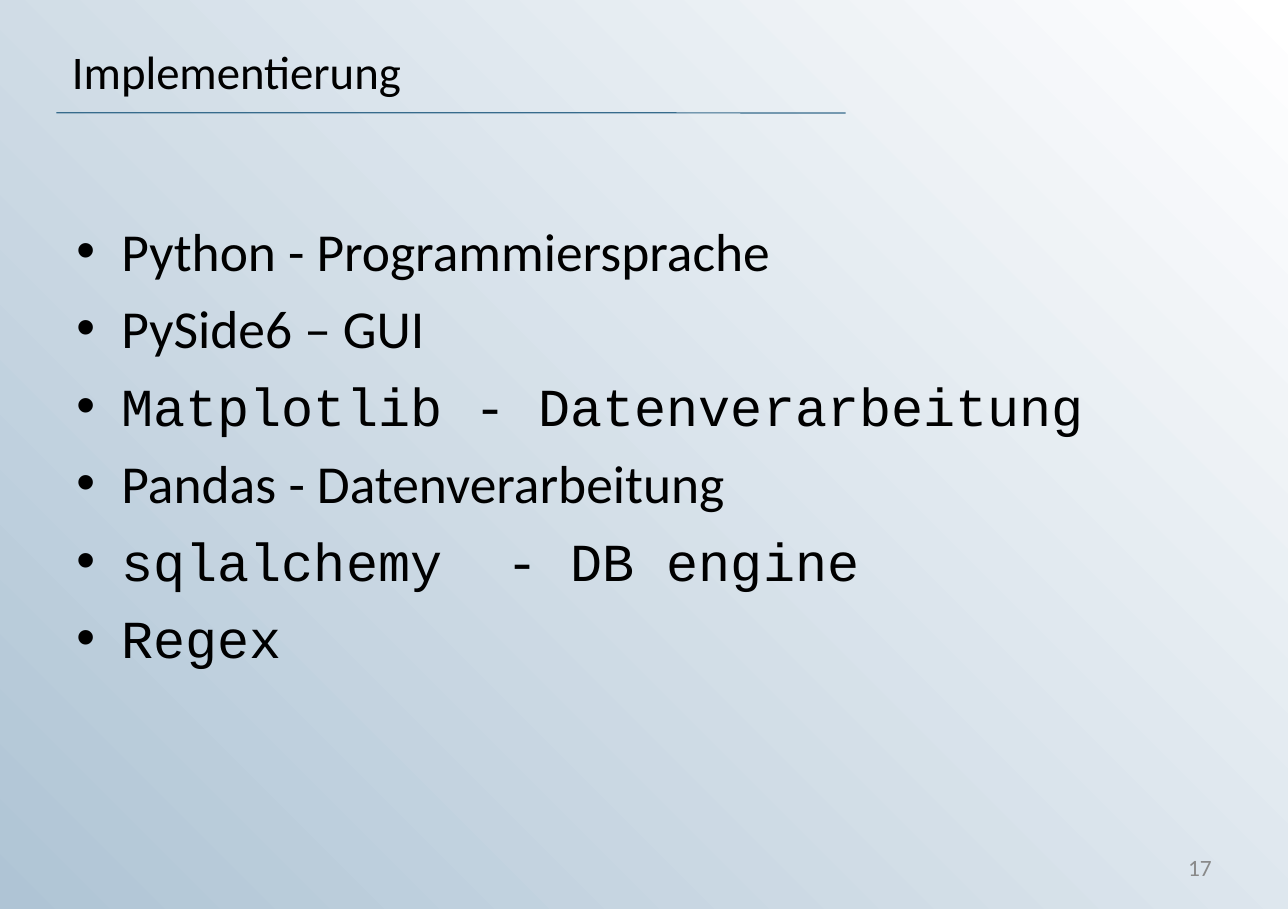
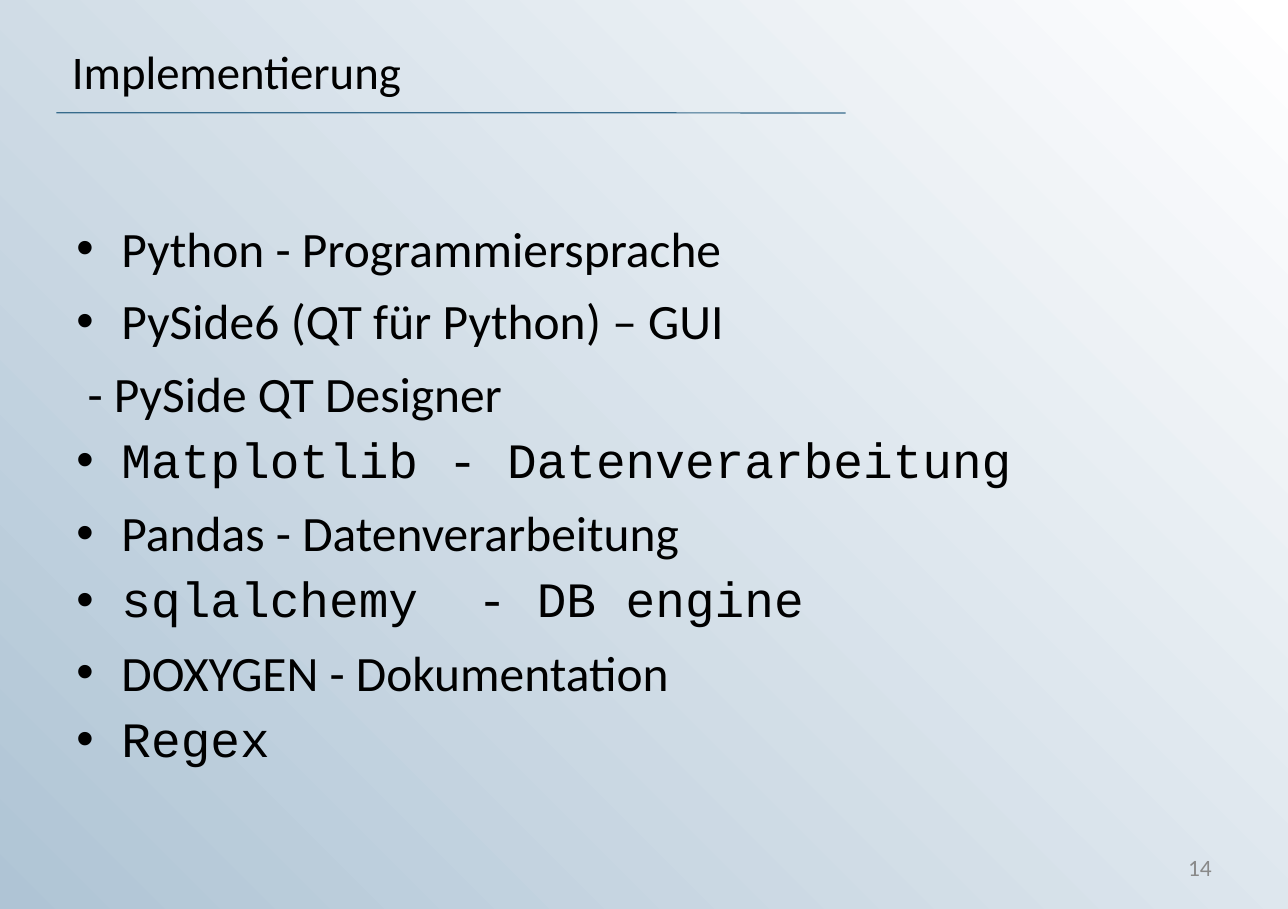
Before and after one commit to KaterinaKirova/Exam-DAVA, a slide deck: slide 14 of Präsentation_DAVA_Prüfung.ppt (slide 17 before the commit). Drawn at 1288x909 pixels with LibreOffice and Linux fonts; fonts in the diff are those of the drawing; background and template pictures are left out. Boxes give left, top, right and bottom in pixels: in the first picture for what was removed or moved away, otherwise in the second. Text is boxed around its words. In the diff, an @@ line names an element or a change of style, - is before the commit and + after.

Commit message:
new Presentation

```diff
--- a/Präsentation_DAVA_Prüfung.ppt
+++ b/Präsentation_DAVA_Prüfung.ppt
@@ text at <box>121,232,1011,768</box>: size 32 to 29.6 pt in "Python - Programmiersprache", "Matplotlib - Datenverarbeitung", "Pandas - Datenverarbeitung", "sqlalchemy - DB engine" and 1 more places; line spacing 1 to 0.9 @@
@@ text at <box>114,303,723,421</box>: text changed; size 32 to 29.6 pt @@
-• PySide6 – GUI
+• PySide6 (QT für Python) – GUI
+- PySide QT Designer
@@ text at <box>121,656,669,692</box>: paragraph added @@
+• DOXYGEN - Dokumentation
@@ page number at <box>1188,861,1212,876</box>: text changed @@
-17
+14
```
Also in this commit, not shown: 5 other slides changed, 1 slide added, 3 slides removed, 2 other files.
